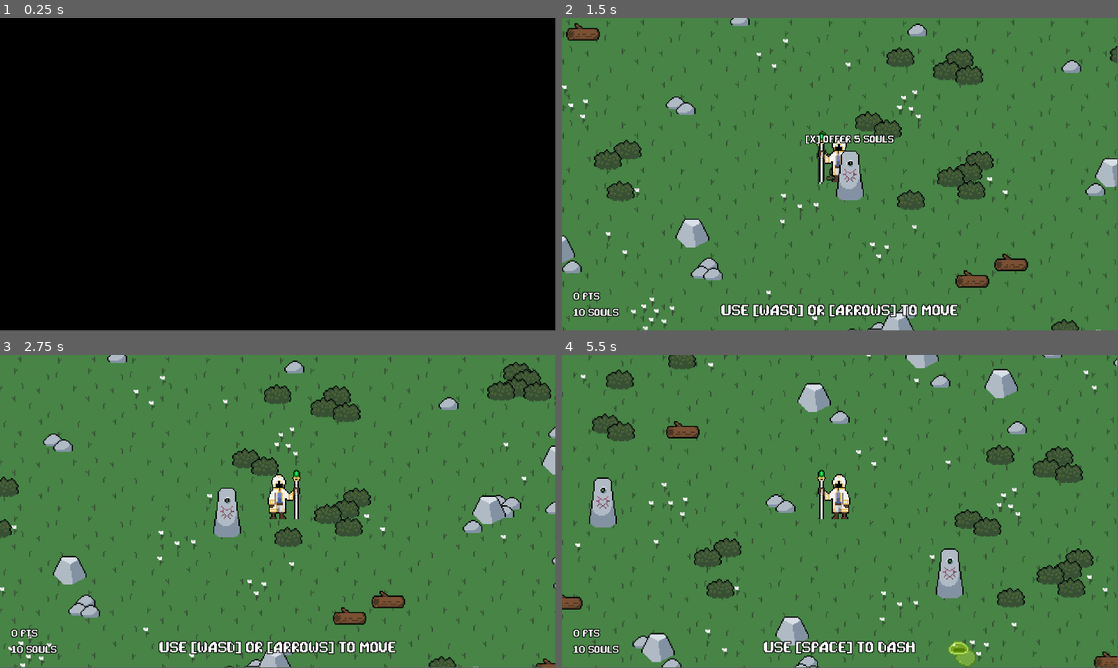
Above: before the commit, frames 1-4 (two rows, left to right).
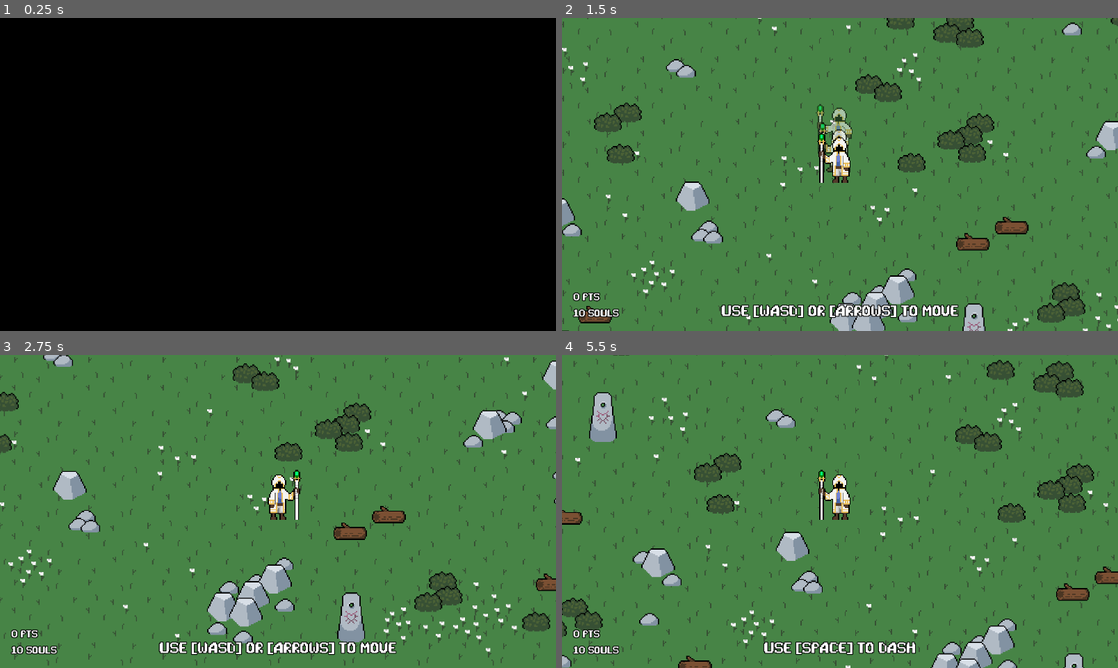
Above: after the commit, the same moments.

Repository: SleepyStudios/SummonerSurvivor
Game: Godot game, scene res://scenes/main.tscn
The game is run twice, just before and just after one commit, with the same random seed, the same clock (stepped at 60 frames per second) and the same inputs.
Inputs (mouse positions are in pixels of both pictures, inside the frame that each line leads up to):
- Up to frame 1 (0.25 s): no input
- Up to frame 2 (1.5 s): tap Enter at 0.5 s; move the mouse to (962, 158) at 0.52 s; hold Right (right) 0.53-1.28 s; click (962, 158) at 0.6 s; move the mouse to (728, 190) at 1.27 s; hold Down (down) from 1.28 s (still down); tap Space (dash) at 1.35 s
- Up to frame 3 (2.75 s): move the mouse to (333, 442) at 2.02 s; release Down (down) at 2.03 s; hold Right (right) from 2.03 s (still down); click (333, 442) at 2.1 s
- Up to frame 4 (5.5 s): move the mouse to (812, 574) at 2.77 s; release Right (right) at 2.78 s; hold Up (up) 2.78-3.53 s; tap Space (dash) at 2.85, 4.35 s; click (812, 574) at 2.92 s; move the mouse to (1006, 558) at 3.52 s; hold Left (left) 3.53-5.03 s; click (1006, 558) at 3.6 s; tap R (restart) at 4.15 s; move the mouse to (673, 464) at 4.27 s; move the mouse to (867, 511) at 5.02 s; hold Down (down) from 5.03 s (still down); click (867, 511) at 5.1 s
In our replay, the window is 799x449 before the commit and 800x450 after it. These sizes can differ from the game's own. Grey fills any space a smaller window leaves; there, only what the larger window draws over its background counts as a difference.

The runs differ from the first frame. In frame 1, only the window size differs. In frame 2, 21% of the frame differs, in the area x 0-100%, y 0-100%; in frame 3, 21%; in frame 4, 21%.

Commit message:
lil tweaks

Diff:
--- a/project.godot
+++ b/project.godot
@@ -23,8 +23,8 @@
 
 window/size/viewport_width=1920
 window/size/viewport_height=1080
-window/size/mode=3
 window/size/resizable=false
+window/stretch/mode="viewport"
 
 [gui]
 
--- a/scenes/mage.tscn
+++ b/scenes/mage.tscn
@@ -221,6 +221,7 @@
 sprite = NodePath("../AnimatedSprite2D")
 
 [node name="ShootTimer" type="Timer" parent="."]
+wait_time = 3.0
 one_shot = true
 
 [node name="SFX" type="AudioStreamPlayer2D" parent="."]
--- a/scenes/sword.tscn
+++ b/scenes/sword.tscn
@@ -30,6 +30,7 @@
 position = Vector2(-1, -30)
 search_group = 1
 takes_physical_damage = false
+damage = 2
 
 [node name="HealthBar" parent="Hitbox" index="0"]
 offset_top = 119.0
--- a/scripts/hitbox.gd
+++ b/scripts/hitbox.gd
@@ -11,6 +11,7 @@
 @export var search_group: SEARCH_GROUP
 @export var does_physical_damage = true
 @export var takes_physical_damage = true
+@export var damage = 1
 
 @onready var health_bar = $HealthBar
 
@@ -38,14 +39,14 @@
 	if area.get_parent().is_in_group(search_group_name()):
 		colliding_with_hitboxes = colliding_with_hitboxes.filter(func (a): return a != area)
 
-func handle_hit() -> void:
+func handle_hit(amount: int = 1) -> void:
 	on_hit.emit()
-	health_bar.health -= 1
+	health_bar.health -= amount
 
 func _process(delta: float) -> void:
 	tmr_hit += delta
 	if tmr_hit >= 0.5:
 		for hitbox in colliding_with_hitboxes:
-			handle_hit()
+			handle_hit(hitbox.damage)
 
 		tmr_hit = 0
--- a/scripts/monuments_spawner.gd
+++ b/scripts/monuments_spawner.gd
@@ -9,7 +9,7 @@
 func spawn() -> void:
   var rng = RandomNumberGenerator.new()
 
-  for i in 5:
+  for i in 3:
     var spawned = false
     while not spawned:
       var rand_pos = Vector2(
--- a/scripts/score.gd
+++ b/scripts/score.gd
@@ -73,3 +73,17 @@
   var tween = get_tree().create_tween()
   tween.tween_property(souls_label, "scale", Vector2.ONE, tween_speed).set_trans(Tween.TRANS_LINEAR)
   tween.tween_callback(func (): souls_tween_lock = false)
+
+func reset():
+  score_tween_lock = true
+  souls_tween_lock = true
+
+  souls_collected = 0
+  soul_offerings = 0
+  summons = 0
+  enemies_killed = 0
+  enemy_score = 0
+  time_score = 0
+
+  score_tween_lock = false
+  souls_tween_lock = false
--- a/scripts/ui.gd
+++ b/scripts/ui.gd
@@ -31,4 +31,5 @@
 
 func _process(_delta: float) -> void:
 	if player.dead and Input.is_action_just_pressed("restart"):
+		Score.reset()
 		get_tree().reload_current_scene()
